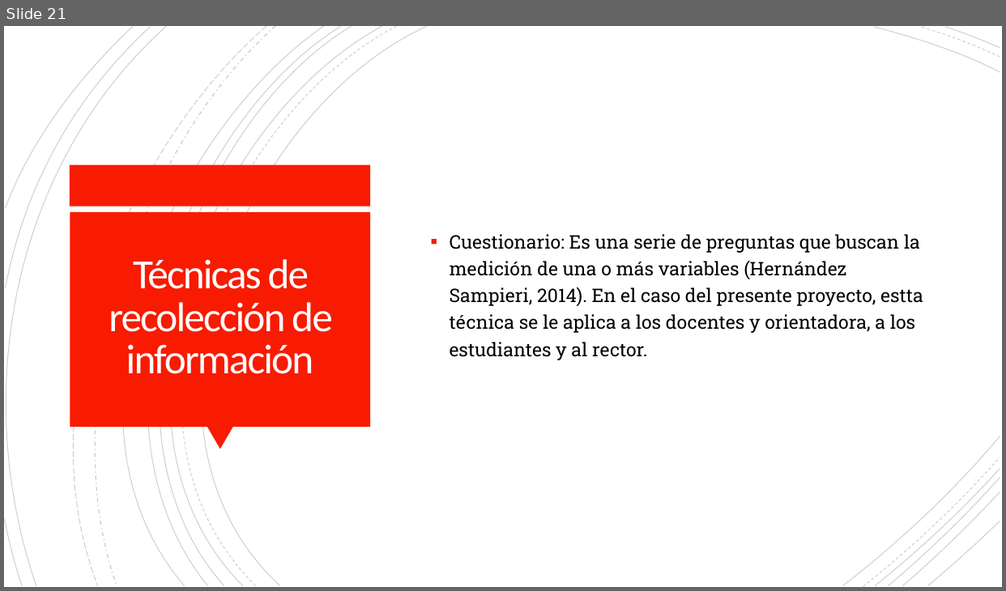
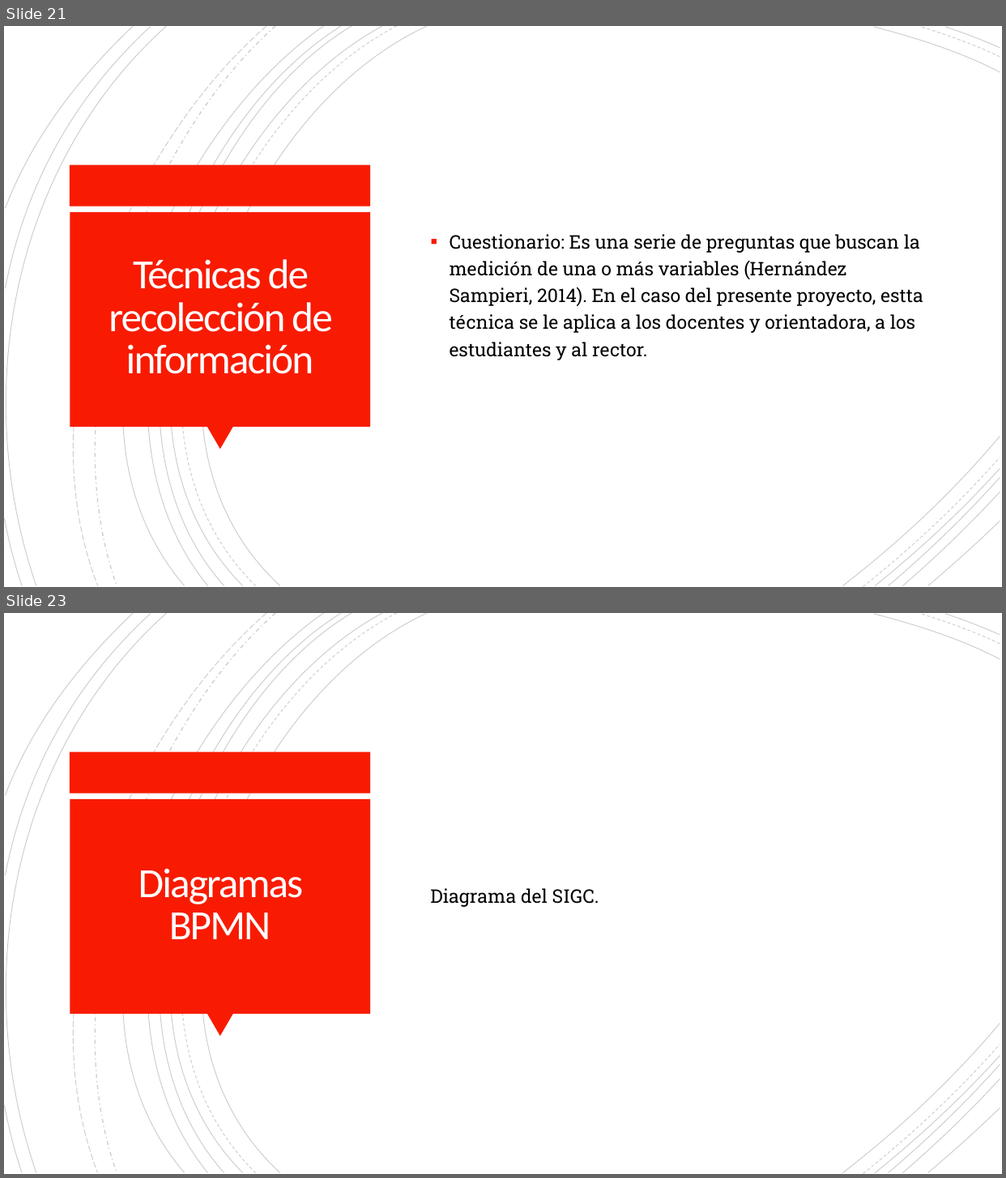
Before and after one commit to Dillan444/PROYECTO_SENA, a slide deck: PLANTEAMIENTO_DEL_PROBLEMA.pptx. Shown one above the other, each under a label of ours: slide 21 before the commit, slides 21 and 23 after it; the slides between them are not shown. The pictures are 1006x591 and 1006x1178 pixels, drawn with LibreOffice and Linux fonts; fonts in the diff are those of the drawing. Boxes give left, top, right and bottom in pixels: in the first picture for what was removed or moved away, otherwise in the second. Text is boxed around its words. In the diff, an @@ line names an element or a change of style, - is before the commit and + after.

Commit message:
Docs: Diagramas.v4
Se insertaron tres diagramas, dos de tipo BPMN uno del sistema propuesto y otro del sistema ya existente en el colegio. También un diagrama UML de casos de uso del sistema propuesto.

```diff
--- a/PLANTEAMIENTO_DEL_PROBLEMA.pptx
+++ b/PLANTEAMIENTO_DEL_PROBLEMA.pptx
@@ slide 23 added at (4, 613, 1002, 1174), background #FFFFFF; not listed: 24 template elements that a slide beside it also shows @@
@@ title added at (138, 868, 304, 939), 40 pt, text #FFFEFF @@
+Diagramas BPMN
@@ text added at (430, 888, 599, 907), 18 pt, text #000000 @@
+Diagrama del SIGC.
```
Also in this commit, not shown: 6 other slides added.
